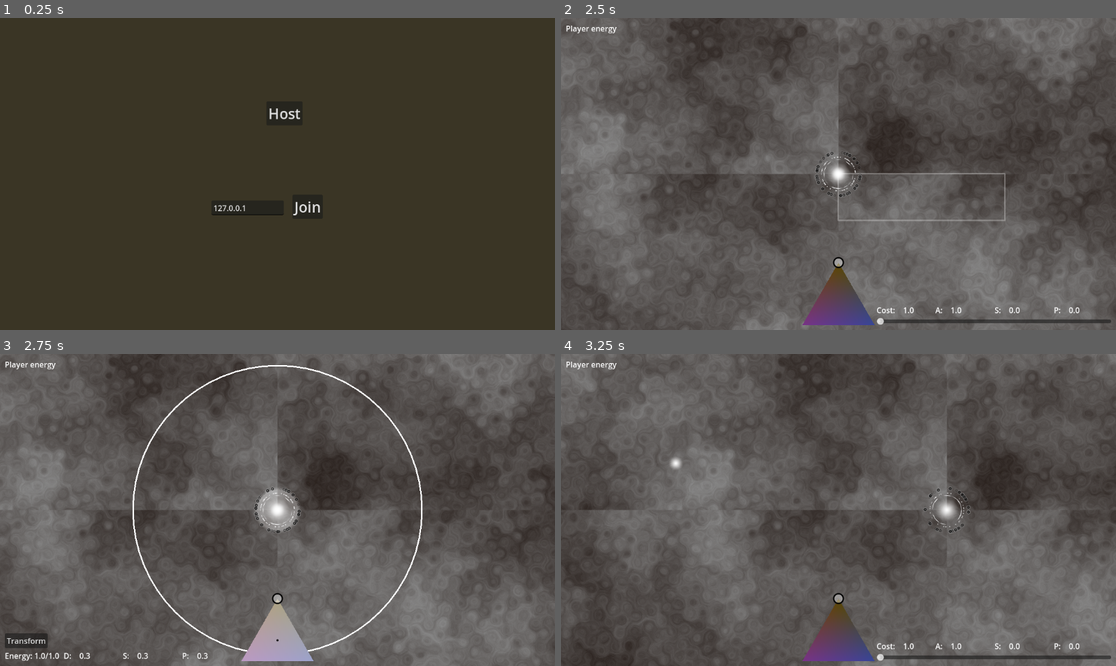
Above: before the commit, frames 1-4 (two rows, left to right).
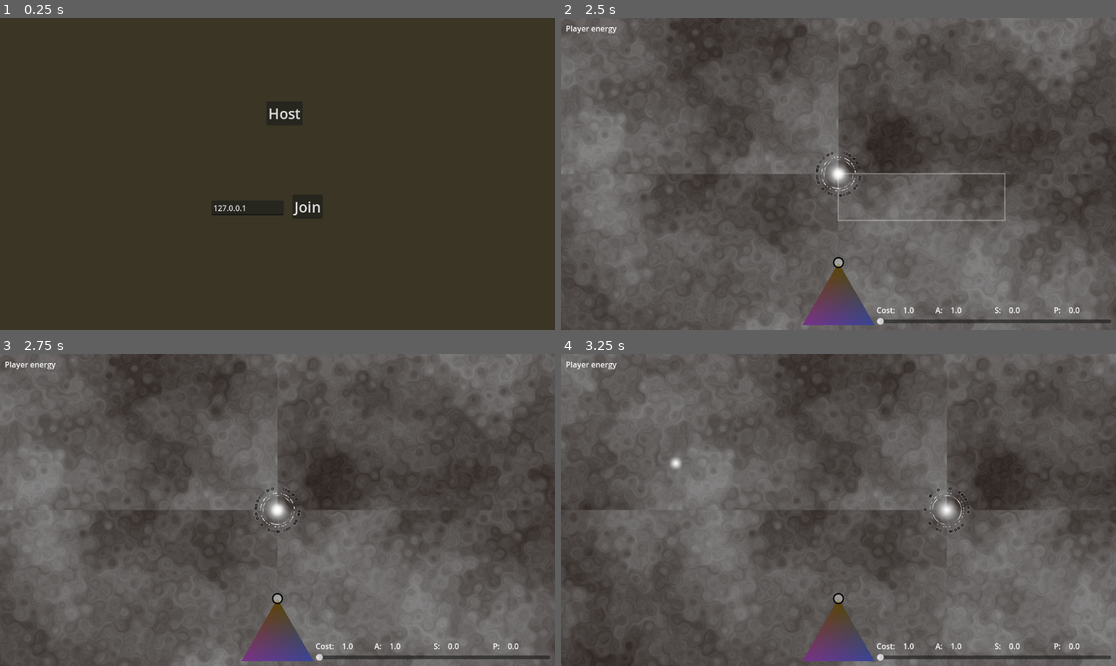
Above: after the commit, the same moments.

Repository: helmasur/conduit_rts
Game: Godot game, scene res://game.tscn
The game is run twice, just before and just after one commit, with the same random seed, the same clock (stepped at 60 frames per second) and the same inputs.
Inputs (mouse positions are in pixels of both pictures, inside the frame that each line leads up to):
- Up to frame 1 (0.25 s): no input
- Up to frame 2 (2.5 s): tap Enter at 0.5 s; drag from (838, 292) to (894, 105) at 0.52 s; click "Host" at 1.25 s; drag from (1005, 220) to (838, 174) at 2.02 s
- Up to frame 3 (2.75 s): no input
- Up to frame 4 (3.25 s): move the mouse to (672, 463) at 2.77 s; hold A (move_left) from 2.78 s (still down); click (672, 463) at 2.92 s

Frames 1-2 are identical in both runs. In frame 3, 4.1% of the frame differs, in the area x 0-100%, y 3-99%; in frame 4, nothing differs.

Commit message:
server auth 2, selection ok

Diff:
--- a/game.gd
+++ b/game.gd
@@ -6,6 +6,7 @@
 var tricon_h: float = .33
 var player_scene: PackedScene = preload("res://player.tscn")
 var player: Player
+var next_unit_id := 0
 #var units = [Unit]
 
 var drag_start_position: Vector2
@@ -102,22 +103,31 @@
 		_handle_right_click(wrapped_pos, clicked_unit)
 
 func _handle_left_click(_world_pos: Vector2, clicked_unit: Unit) -> void:
-	if clicked_unit:
-		if clicked_unit.is_in_group("player_units"):
-			if selected_unit:
-				selected_unit.set_selected(false)
-			clicked_unit.set_selected(true)
-			selected_unit = clicked_unit
-			clicked_unit.add_to_group("selected_units")
-			$SpawnCursor.visible = false
-			%TriCon.set_point(selected_unit.defense_prop, selected_unit.power_prop, selected_unit.speed_prop)
-			#%TriCon.set_handle(selected_unit.target_defense_prop, selected_unit.target_power_prop, selected_unit.target_speed_prop)
+	var id = clicked_unit.unit_id if clicked_unit else -1
+	if multiplayer.is_server():
+		request_select_unit(id)
 	else:
-		$SpawnCursor.visible = true
-		# Om inget enhet klickades: rensa markering
-		for unit in get_tree().get_nodes_in_group("selected_units"):
-			unit.set_selected(false)
-		selected_unit = null
+		rpc_id(1, "request_select_unit", id)
+
+
+
+#func _handle_left_click(_world_pos: Vector2, clicked_unit: Unit) -> void:
+	#if clicked_unit:
+		#if clicked_unit.is_in_group("player_units"):
+			#if selected_unit:
+				#selected_unit.set_selected(false)
+			#clicked_unit.set_selected(true)
+			#selected_unit = clicked_unit
+			#clicked_unit.add_to_group("selected_units")
+			#$SpawnCursor.visible = false
+			#%TriCon.set_point(selected_unit.defense_prop, selected_unit.power_prop, selected_unit.speed_prop)
+			##%TriCon.set_handle(selected_unit.target_defense_prop, selected_unit.target_power_prop, selected_unit.target_speed_prop)
+	#else:
+		#$SpawnCursor.visible = true
+		## Om inget enhet klickades: rensa markering
+		#for unit in get_tree().get_nodes_in_group("selected_units"):
+			#unit.set_selected(false)
+		#selected_unit = null
 
 func _handle_right_click(world_pos: Vector2, clicked_unit: Unit) -> void:
 	#print(selected_unit)
@@ -135,11 +145,37 @@
 			var e = %"EnergySlider".value
 			player.spawn_unit(e, %TriCon.current_h, %TriCon.current_p, %TriCon.current_s, world_pos).mode = UnitShared.ActionMode.UNDER_CONSTRUCTION
 
+#func perform_drag_selection(start_pos: Vector2, end_pos: Vector2) -> void:
+	##var world_size = Vector2(2048, 2048)
+	#var raw_diff = end_pos - start_pos
+	#var diff = raw_diff
+	## Applicera wrapping endast om differensen är mindre eller lika med halva världen
+	#if abs(raw_diff.x) <= world_size.x / 2:
+		#diff.x = Utils.toroid_direction(start_pos, end_pos, world_size).x
+	#if abs(raw_diff.y) <= world_size.y / 2:
+		#diff.y = Utils.toroid_direction(start_pos, end_pos, world_size).y
+	#var computed_end = start_pos + diff
+	#
+	#var top_left = Vector2(min(start_pos.x, computed_end.x), min(start_pos.y, computed_end.y))
+	#var bottom_right = Vector2(max(start_pos.x, computed_end.x), max(start_pos.y, computed_end.y))
+	#var selection_rect = Rect2(top_left, bottom_right - top_left)
+	#
+	#for unit in get_tree().get_nodes_in_group("player_units"):
+		#var unit_pos = unit.global_position
+		#var selected = false
+		#for offset in Utils.get_toroid_offsets(world_size):
+			#if selection_rect.has_point(unit_pos + offset):
+				#selected = true
+				#break
+		#unit.set_selected(selected)
+		#if selected:
+			#unit.add_to_group("selected_units")
+		#else:
+			#unit.remove_from_group("selected_units")
+
 func perform_drag_selection(start_pos: Vector2, end_pos: Vector2) -> void:
-	#var world_size = Vector2(2048, 2048)
 	var raw_diff = end_pos - start_pos
 	var diff = raw_diff
-	# Applicera wrapping endast om differensen är mindre eller lika med halva världen
 	if abs(raw_diff.x) <= world_size.x / 2:
 		diff.x = Utils.toroid_direction(start_pos, end_pos, world_size).x
 	if abs(raw_diff.y) <= world_size.y / 2:
@@ -150,18 +186,41 @@
 	var bottom_right = Vector2(max(start_pos.x, computed_end.x), max(start_pos.y, computed_end.y))
 	var selection_rect = Rect2(top_left, bottom_right - top_left)
 
+	var ids: Array = []
 	for unit in get_tree().get_nodes_in_group("player_units"):
-		var unit_pos = unit.global_position
-		var selected = false
 		for offset in Utils.get_toroid_offsets(world_size):
-			if selection_rect.has_point(unit_pos + offset):
-				selected = true
+			if selection_rect.has_point(unit.global_position + offset):
+				ids.append(unit.unit_id)
 				break
-		unit.set_selected(selected)
-		if selected:
-			unit.add_to_group("selected_units")
-		else:
-			unit.remove_from_group("selected_units")
+
+	if multiplayer.is_server():
+		request_drag_select(ids)
+	else:
+		rpc_id(1, "request_drag_select", ids)
+
+@rpc("any_peer", "call_local", "reliable", 0)
+func request_select_unit(unit_id: int) -> void:
+	if not multiplayer.is_server():
+		return
+	var sender_id = multiplayer.get_remote_sender_id()
+	if sender_id == 0:
+		sender_id = multiplayer.get_unique_id()
+	var pl = get_node_or_null(str(sender_id)) as Player
+	if pl:
+		pl.selected_units = [unit_id] if unit_id >= 0 else []
+
+@rpc("any_peer", "call_local", "reliable", 0)
+func request_drag_select(unit_ids: Array) -> void:
+	if not multiplayer.is_server():
+		return
+	var sender_id = multiplayer.get_remote_sender_id()
+	if sender_id == 0:
+		sender_id = multiplayer.get_unique_id()
+	var pl = get_node_or_null(str(sender_id)) as Player
+	if pl:
+		pl.selected_units = unit_ids
+
+
 
 func update_selection_rect(current_position: Vector2) -> void:
 	#var world_size = Vector2(2048, 2048)
--- a/player.gd
+++ b/player.gd
@@ -1,8 +1,14 @@
 extends Node2D
 class_name Player
 
-var player_energy: float = 10000.0
-var player_id := 0
+@export var player_energy: float = 10000.0
+@export var player_id := 0
+@export var selected_units: Array = []:
+	set(ids):
+		selected_units = ids
+		# Uppdatera alla lokala unit-noder så att korrekt flagga sätts
+		for u in get_tree().get_nodes_in_group("units"):
+			u.set_selected(u.unit_id in selected_units)
 
 @export var player_color: Color = Color.DEEP_PINK
 var world_size: Vector2
@@ -47,10 +53,19 @@
 	new_unit.target_defense_prop = h
 	new_unit.target_power_prop = p
 	new_unit.target_speed_prop = s
+	new_unit.unit_id = get_parent().next_unit_id
+	get_parent().next_unit_id += 1
 	add_child(new_unit, true)
 	#get_parent()._add_unit(new_unit)
 
 	return new_unit
+
+func _set_selected_units(ids: Array[int]) -> void:
+	selected_units = ids
+	# highlight: slå av/på .set_selected() på alla units
+	for u in get_tree().get_nodes_in_group("units"):
+		u.set_selected(u.unit_id in selected_units)
+
 
 @rpc("authority", "call_local", "reliable", 0)
 func set_player_energy(value: float) -> void:
--- a/player.tscn
+++ b/player.tscn
@@ -1,6 +1,17 @@
-[gd_scene load_steps=2 format=3 uid="uid://b74nujfyhp6qr"]
+[gd_scene load_steps=3 format=3 uid="uid://b74nujfyhp6qr"]
 
 [ext_resource type="Script" uid="uid://cnd6yet61fs7x" path="res://player.gd" id="1_4flbx"]
+
+[sub_resource type="SceneReplicationConfig" id="SceneReplicationConfig_4flbx"]
+properties/0/path = NodePath(".:selected_units")
+properties/0/spawn = true
+properties/0/replication_mode = 1
+properties/1/path = NodePath(".:player_energy")
+properties/1/spawn = true
+properties/1/replication_mode = 1
+properties/2/path = NodePath(".:player_id")
+properties/2/spawn = true
+properties/2/replication_mode = 1
 
 [node name="Player" type="Node2D"]
 script = ExtResource("1_4flbx")
@@ -8,3 +19,6 @@
 [node name="UnitSpawner" type="MultiplayerSpawner" parent="."]
 _spawnable_scenes = PackedStringArray("uid://bxnd7hcypruou")
 spawn_path = NodePath("..")
+
+[node name="MultiplayerSynchronizer" type="MultiplayerSynchronizer" parent="."]
+replication_config = SubResource("SceneReplicationConfig_4flbx")
--- a/unit.gd
+++ b/unit.gd
@@ -4,12 +4,14 @@
 
 var unit_scene = preload("res://unit.tscn")
 var player : Player
-
-var energy_max: float = 1
-var energy: float = 1
-var defense: float = 0
-var power: float = 0
-var speed: float = 0
+@export var unit_id: int = -1
+
+
+@export var energy_max: float = 1
+@export var energy: float = 1
+@export var defense: float = 0
+@export var power: float = 0
+@export var speed: float = 0
 
 @export var base_collect_rate: float = 25.0
 @export var base_transfer_rate: float = 25.0
@@ -40,32 +42,33 @@
 #var unit_to_build: Unit = null
 var unit_to_attack: Unit = null
 
-var mode: int = UnitShared.ActionMode.FREE
+@export var mode: int = UnitShared.ActionMode.FREE
 var conduit_mode: int = UnitShared.ConduitMode.COLLECTING
-var is_selected: bool = false
+@export var is_selected: bool = false
 var multimesh_instance_indices: Array = []
 var player_color = Color.YELLOW_GREEN
 var graphics_array: Array = []
 var physics_array: Array = []
 
-func _enter_tree() -> void:
-	set_multiplayer_authority(get_parent().muid, true)
+#func _enter_tree() -> void:
+	#set_multiplayer_authority(get_parent().muid, true)
 
 func _ready() -> void:
+	name = str(unit_id)
 	target_defense_prop = defense_prop
 	target_speed_prop = speed_prop
 	target_power_prop = power_prop
 	_update_attributes()
 	destination = global_position
 	#$Area2D.connect("body_entered", Callable(self, "_on_proximity_entered"))
-	if is_multiplayer_authority():
-		add_to_group("player_units")
+	#if is_multiplayer_authority():
+		#add_to_group("player_units")
 	add_to_group("units")
 
 	graphics_array.append($Graphics)
 	for offs in Utils.get_toroid_copies(get_parent().world_size):
 		var copy = $Graphics.duplicate()
-		copy.set_multiplayer_authority(get_parent().muid)
+		#copy.set_multiplayer_authority(get_parent().muid)
 		copy.position = offs
 		graphics_array.append(copy)
 		add_child(copy)
@@ -75,8 +78,8 @@
 		var copy1 = $Area2D.duplicate()
 		copy.position = offs
 		copy1.position = offs
-		copy.set_multiplayer_authority(get_parent().muid)
-		copy1.set_multiplayer_authority(get_parent().muid)
+		#copy.set_multiplayer_authority(get_parent().muid)
+		#copy1.set_multiplayer_authority(get_parent().muid)
 		physics_array.append(copy)
 		physics_array.append(copy1)
 		add_child(copy)
--- a/unit.tscn
+++ b/unit.tscn
@@ -7,6 +7,9 @@
 properties/0/path = NodePath(".:position")
 properties/0/spawn = true
 properties/0/replication_mode = 1
+properties/1/path = NodePath(".:unit_id")
+properties/1/spawn = true
+properties/1/replication_mode = 1
 
 [sub_resource type="CircleShape2D" id="CircleShape2D_btf8p"]
 radius = 25.0
